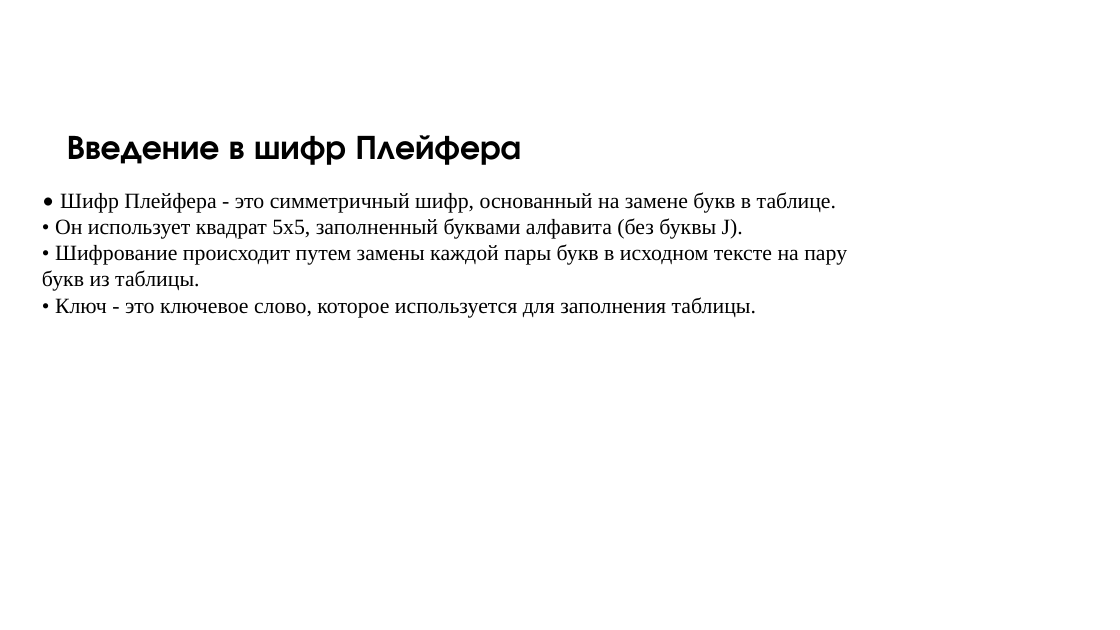
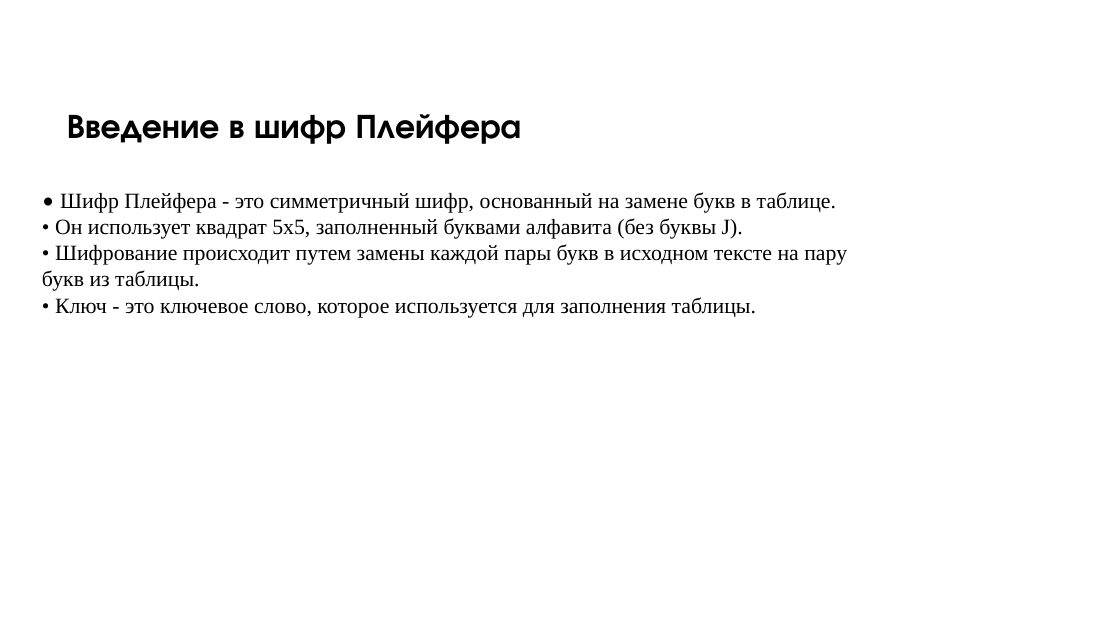
Before and after one commit to TiKhon-it/PlayFair, a slide deck: slide 2 of Реализация шифратора Плейфера на Python.pptx. Drawn at 1120x630 pixels with LibreOffice and Linux fonts; fonts in the diff are those of the drawing; background and template pictures are left out. Boxes give left, top, right and bottom in pixels: in the first picture for what was removed or moved away, otherwise in the second. Text is boxed around its words. In the diff, an @@ line names an element or a change of style, - is before the commit and + after.

```diff
--- a/Реализация шифратора Плейфера на Python.pptx
+++ b/Реализация шифратора Плейфера на Python.pptx
@@ text "Введение в шифр Плейфера": place and size @@
-text "Введение в шифр Плейфера" at [67, 135, 522, 165]
+text "Введение в шифр Плейфера" at [67, 114, 522, 144]
```
Also in this commit, not shown: 11 other slides changed, 2 slides added, 3 slides removed.
